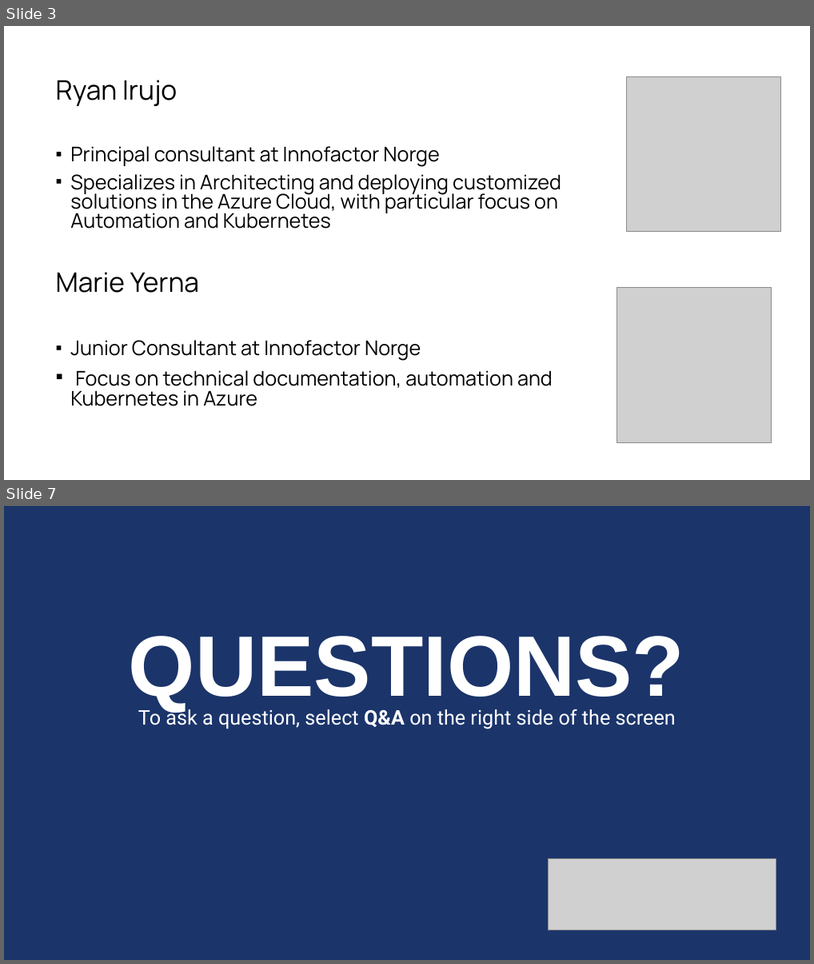
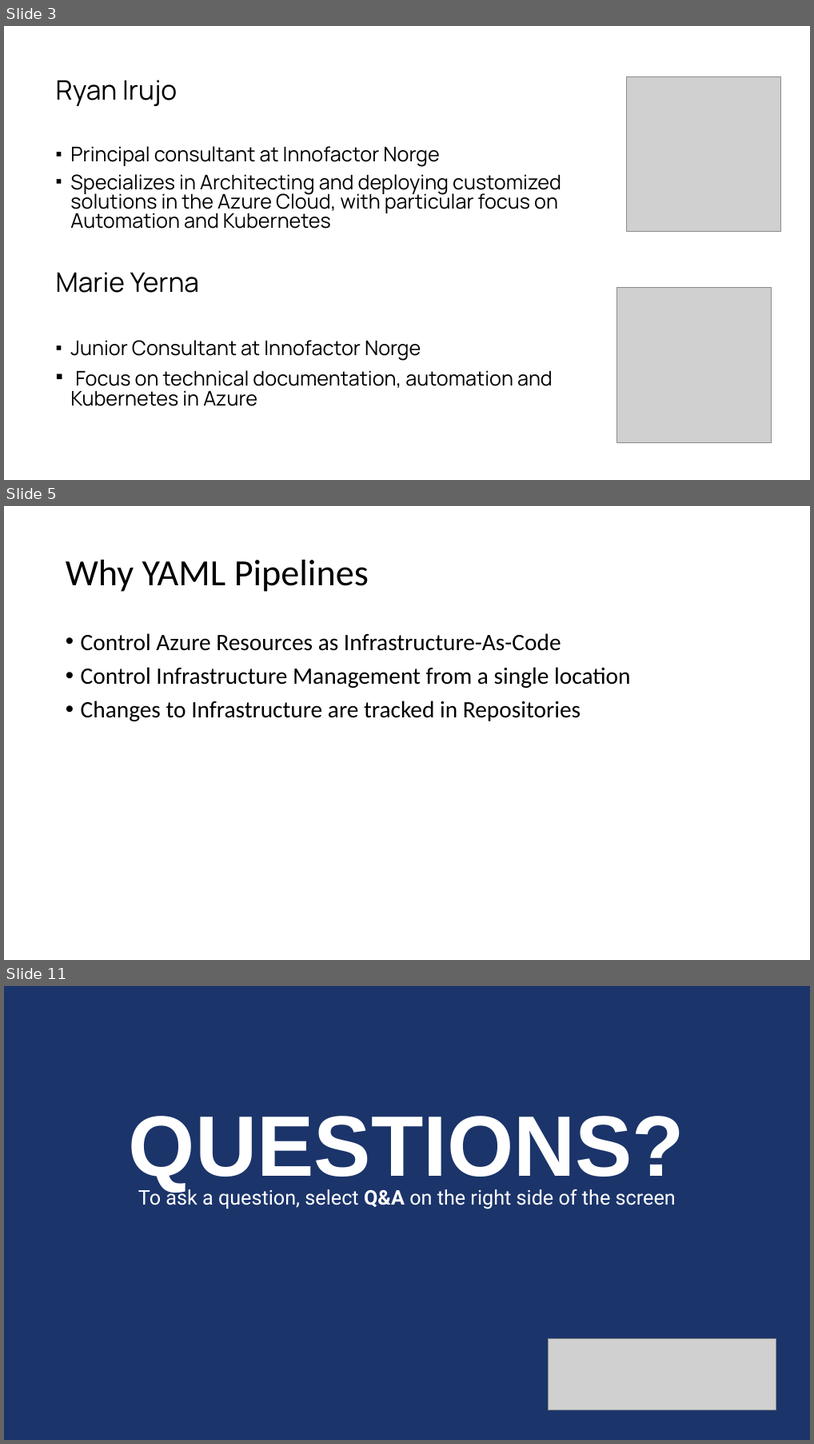
Before and after one commit to starkfell/iam-conf-2020-aks-practical-yaml, a slide deck: presentation.pptx. Shown one above the other, each under a label of ours: slides 3 and 7 before the commit, slides 3, 5 and 11 after it; the slides between them are not shown. The pictures are 814x964 and 814x1444 pixels, drawn with LibreOffice and Linux fonts; fonts in the diff are those of the drawing; grey boxes stand for pictures. Boxes give left, top, right and bottom in pixels: in the first picture for what was removed or moved away, otherwise in the second. Text is boxed around its words. In the diff, an @@ line names an element or a change of style, - is before the commit and + after.

```diff
--- a/presentation.pptx
+++ b/presentation.pptx
@@ slide 5 added at [4,506,810,960], background #FFFFFF @@
@@ title added at [66,560,369,592], 44 pt, text #000000 @@
+Why YAML Pipelines
@@ text added at [81,633,630,721], 28 pt, text #000000 @@
+• Control Azure Resources as Infrastructure-As-Code
+• Control Infrastructure Management from a single location
+• Changes to Infrastructure are tracked in Repositories
@@ what was slide 7 is now slide 11 @@
```
Also in this commit, not shown: 4 slides changed, 3 other slides added, 2 other files.
